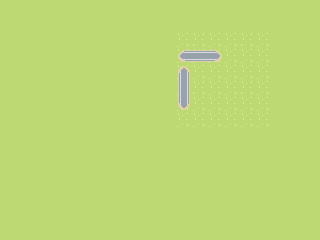
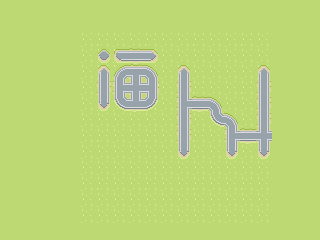
Layer changes from the first w=320, h=240 image to the second:
painted on "road copy 2" over [97, 48, 272, 159]
removed layer "road copy" over [178, 50, 222, 62]
painted on "Layer 0" over [81, 33, 268, 223]
